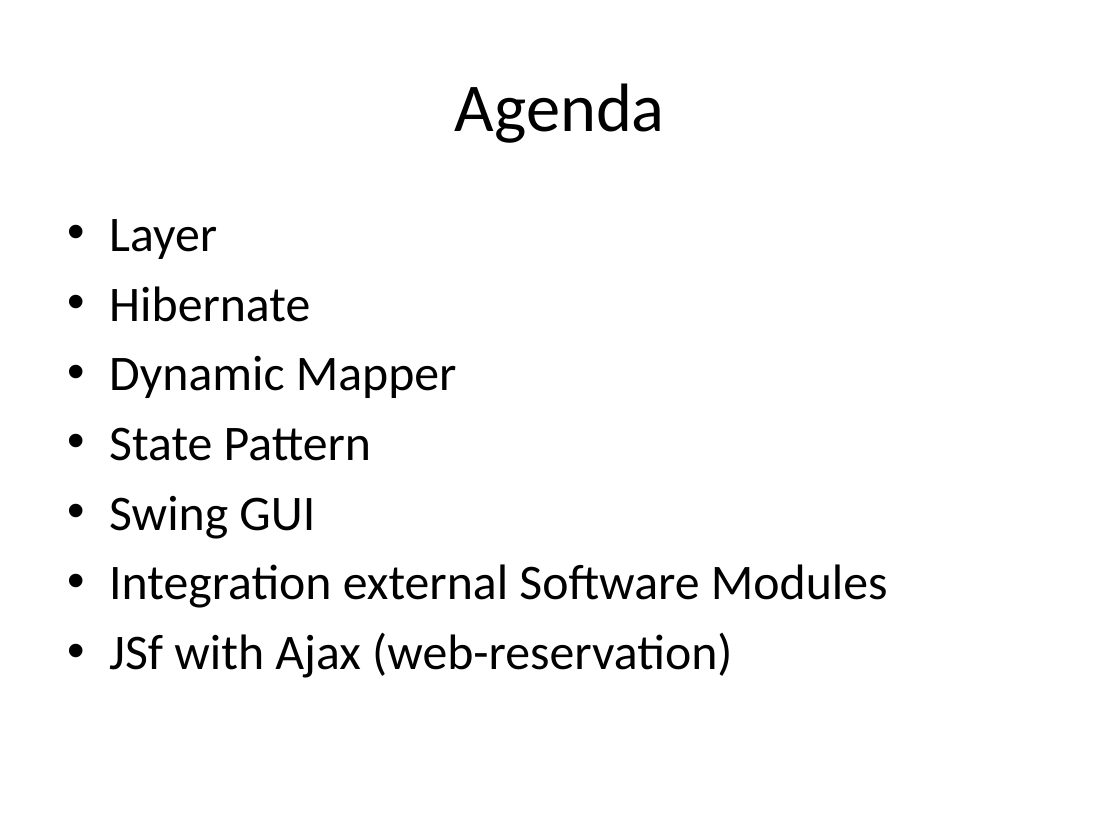
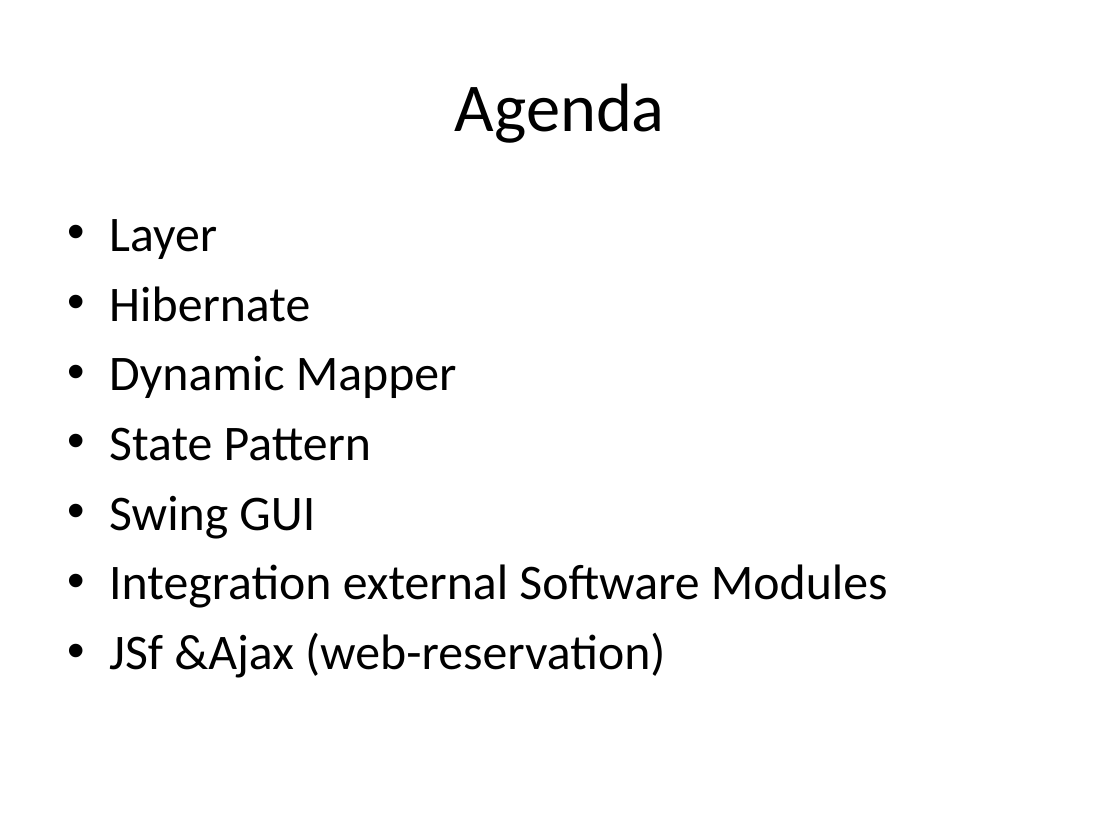
Before and after one commit to markusmo/HotelSoftware, a slide deck: slide 2 of Documentation/Praesentation/TechnicalPart.pptx. Drawn at 1120x840 pixels with LibreOffice and Linux fonts; fonts in the diff are those of the drawing. Boxes give left, top, right and bottom in pixels: in the first picture for what was removed or moved away, otherwise in the second. Text is boxed around its words. In the diff, an @@ line names an element or a change of style, - is before the commit and + after.

```diff
--- a/Documentation/Praesentation/TechnicalPart.pptx
+++ b/Documentation/Praesentation/TechnicalPart.pptx
@@ text at [109, 633, 665, 678]: text changed @@
-• JSf with Ajax (web-reservation)
+• JSf &Ajax (web-reservation)
```
Also in this commit, not shown: 1 slide added, 1 slide removed, 1 other file.
